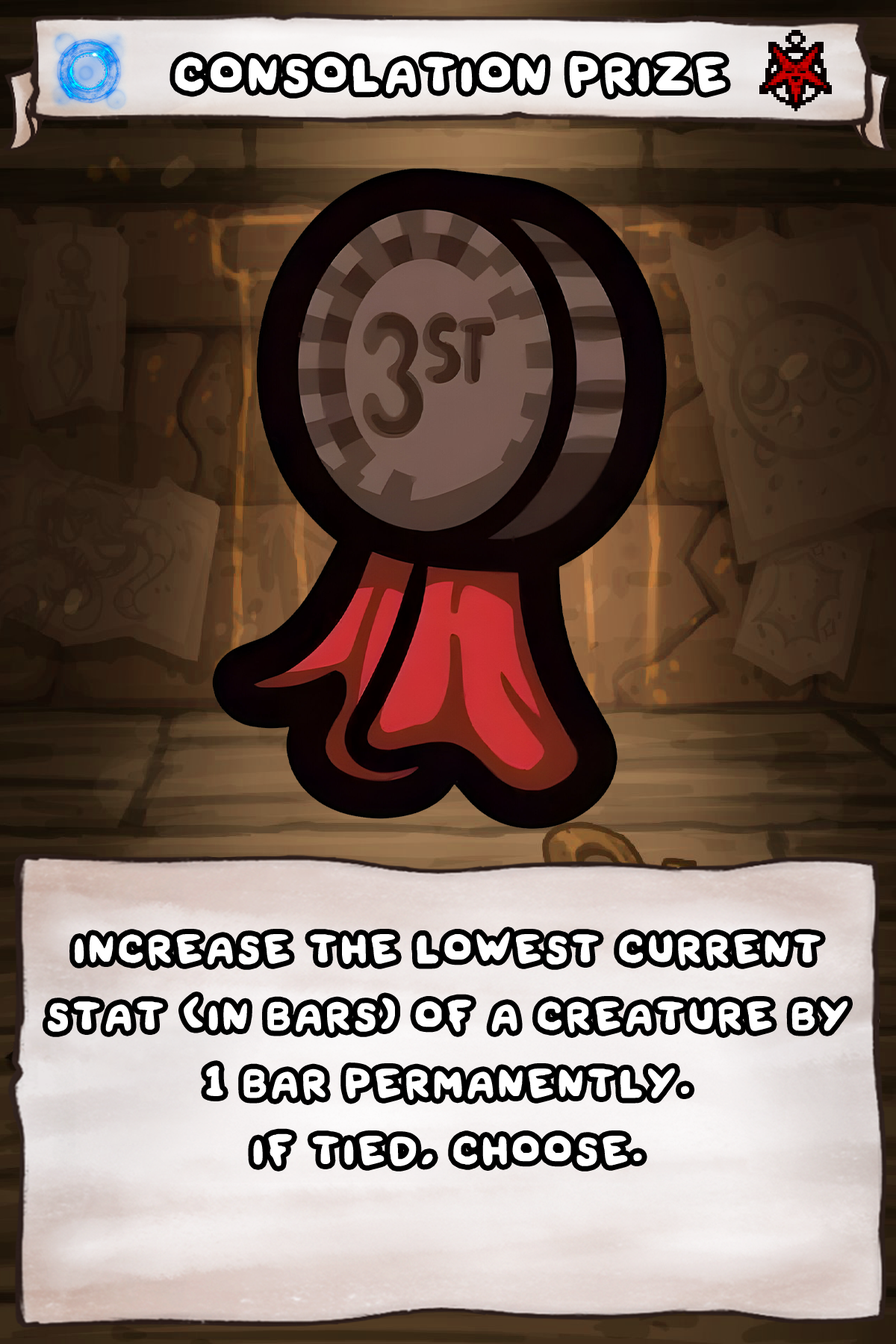
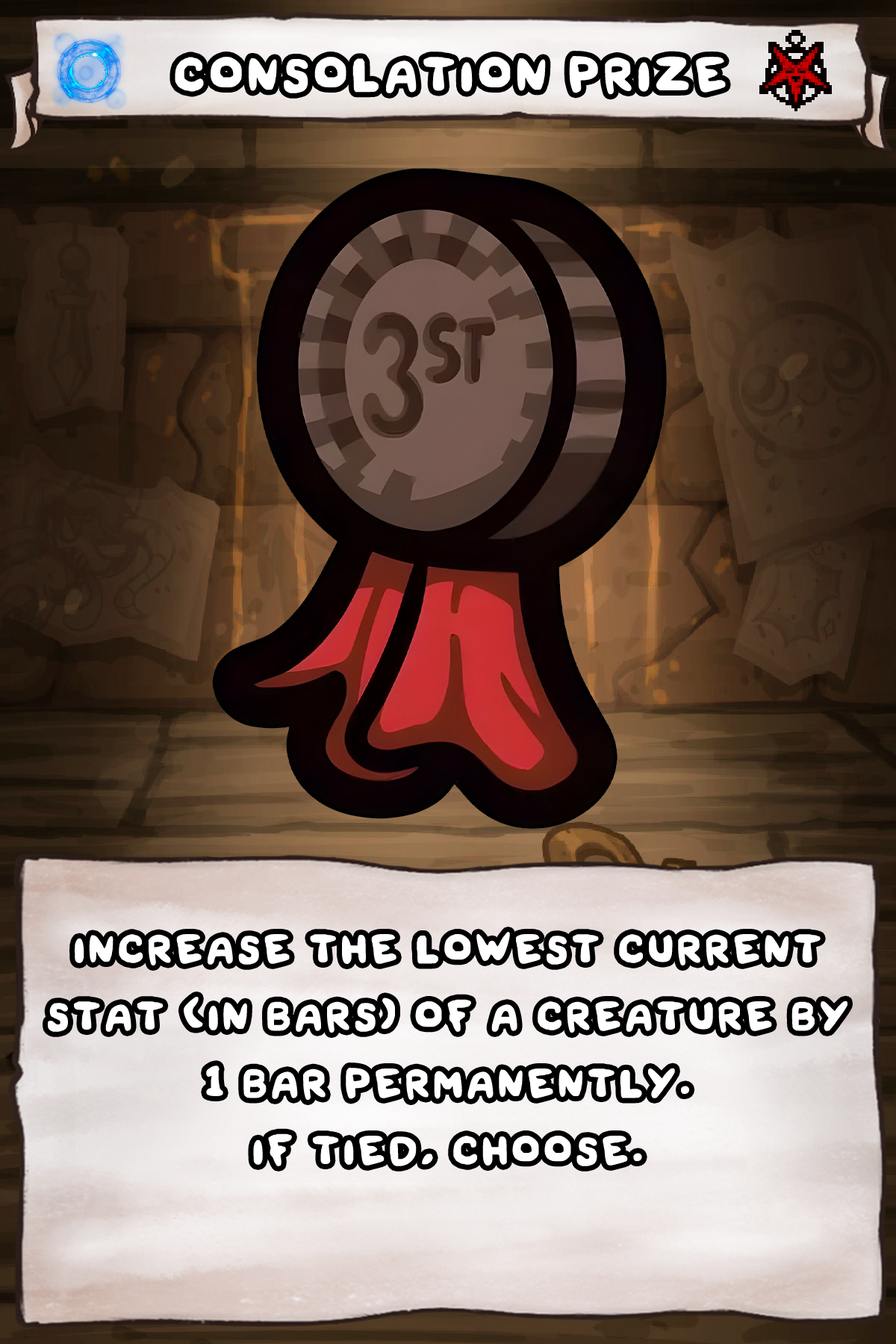
Before/after of a 896 × 1344 layered artwork. What changed in the layer stack:
painted on "Ability" over [74, 937, 85, 963]
